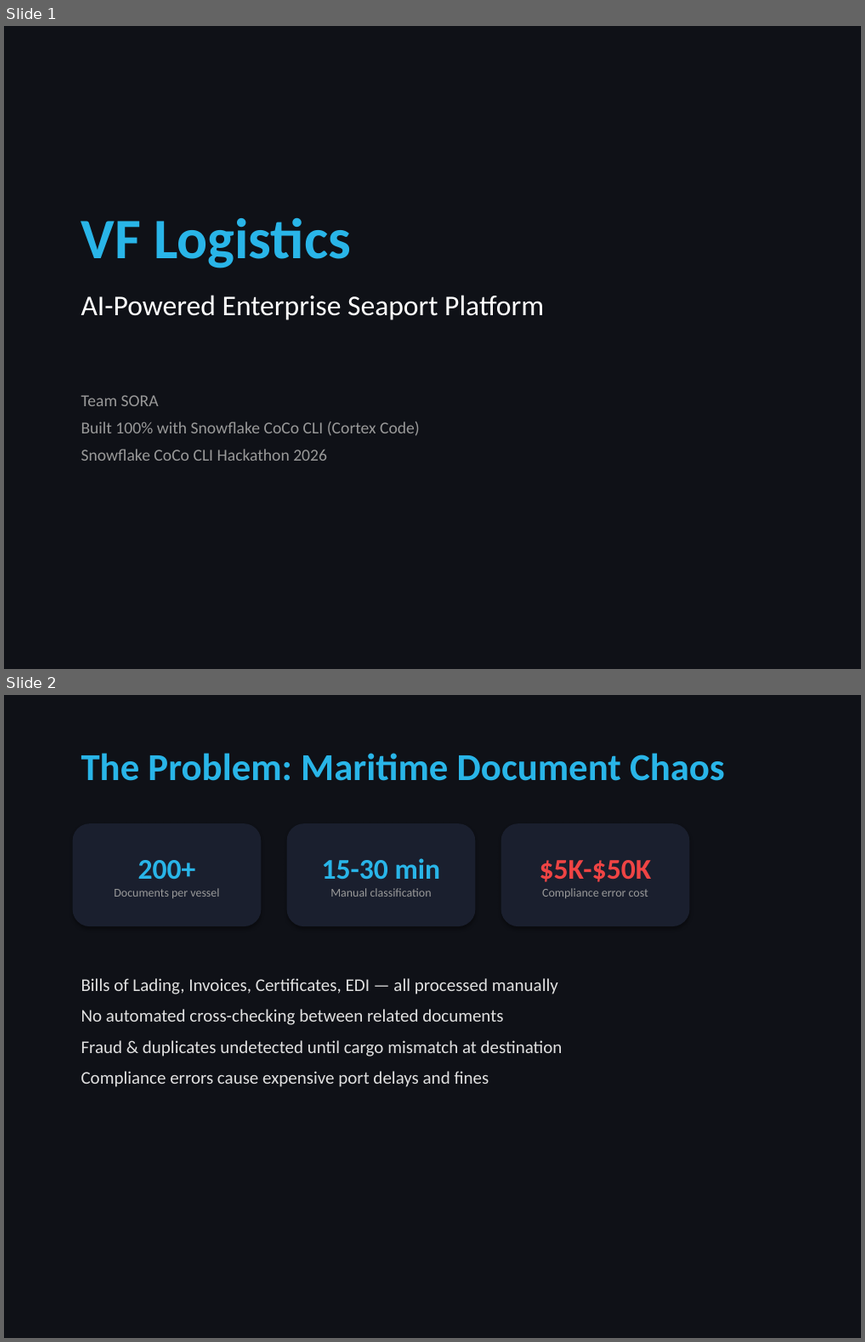
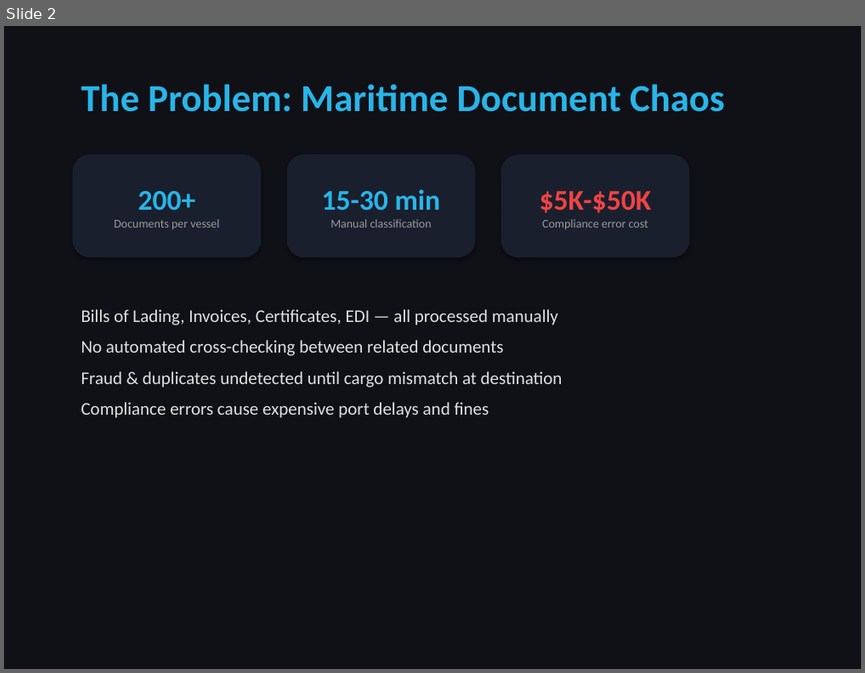
Before and after one commit to hoachauphuoc/vf-logistics-seaport, a slide deck: VF_Logistics_Presentation.pptx. Shown one above the other, each under a label of ours: slides 1 and 2 before the commit, slide 2 after it. The pictures are 865x1342 and 865x673 pixels, drawn with LibreOffice and Linux fonts; fonts in the diff are those of the drawing. Boxes give left, top, right and bottom in pixels: in the first picture for what was removed or moved away, otherwise in the second. Text is boxed around its words. In the diff, an @@ line names an element or a change of style, - is before the commit and + after.

Commit message:
Final hackathon submission: AI Auto-Explain, OCR demo, Email Notifications, Dynamic Tables, Batch SPs, data-grounded AI Chat, 10 Tasks, CSV export, i18n, security hardening. 27 SPs, 8 UDFs, 3 DTs, 10 Tasks. Built 100%% with CoCo CLI.

```diff
--- a/VF_Logistics_Presentation.pptx
+++ b/VF_Logistics_Presentation.pptx
@@ slide 1 removed at <box>4,26,861,669</box>, background #0F1117 @@
@@ text removed at <box>81,217,351,268</box> @@
-VF Logistics
@@ text removed at <box>81,295,544,320</box> @@
-AI-Powered Enterprise Seaport Platform
@@ text removed at <box>81,395,420,460</box> @@
-Team SORA
-Built 100% with Snowflake CoCo CLI (Cortex Code)
-Snowflake CoCo CLI Hackathon 2026
```
Also in this commit, not shown: 3 slides changed, 3 slides added, 1 other slide removed, 55 other files.
